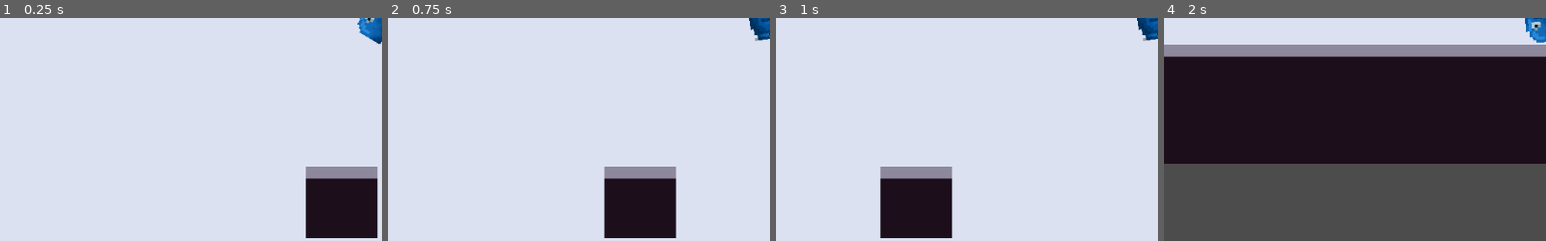
Above: before the commit, frames 1-4 (left to right).
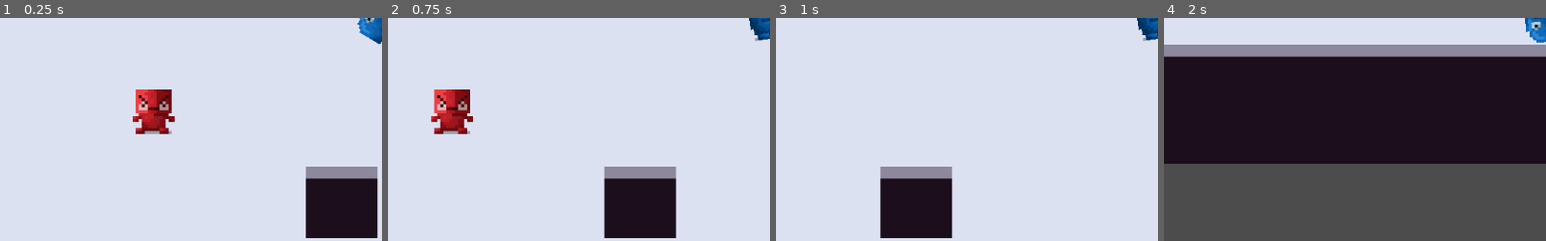
Above: after the commit, the same moments.

Repository: CertifiedIdiots/Bomber
Game: Godot game, scene res://Levels/Main.tscn
Same seed, same stepped clock (60 frames per second), same inputs: the game is played once before the commit and once after it.
Inputs (mouse positions are % of the whole screen's width and height, from its top left):
- Up to frame 1 (0.25 s): no input
- Up to frame 2 (0.75 s): tap Enter at 0.5 s; move the mouse to (72, 45) at 0.52 s; press the mouse at (72, 45) at 0.53 s; hold D (move_right) from 0.53 s (still down)
- Up to frame 3 (1 s): keep holding D (move_right)
- Up to frame 4 (2 s): move the mouse to (30, 55) at 1.27 s; release D (move_right) at 1.28 s; release the mouse at (30, 55) at 1.28 s; hold Down (move_down) from 1.28 s (still down); click (30, 55) at 1.35 s
The pictures show only the part of the screen within x 0-50%, y 50-100%; the shares and areas given below are measured in that part.

The runs differ from the first frame. In frame 1, 1.8% of the frame differs, in the area x 34-46%, y 32-53%; in frame 2, 1.8%; in frame 3, nothing differs; in frame 4, nothing differs.

Commit message:
Bombs now do thing

Diff:
--- a/Levels/Main.tscn
+++ b/Levels/Main.tscn
@@ -1,8 +1,9 @@
-[gd_scene load_steps=12 format=2]
+[gd_scene load_steps=13 format=2]
 
 [ext_resource path="res://Art/tileset3.png" type="Texture" id=1]
 [ext_resource path="res://Objects/Bomb.tscn" type="PackedScene" id=2]
 [ext_resource path="res://Scripts/PlayerController.gd" type="Script" id=3]
+[ext_resource path="res://Objects/Enemy.tscn" type="PackedScene" id=4]
 
 [sub_resource type="ConvexPolygonShape2D" id=3]
 points = PoolVector2Array( 16, 16, 0, 16, 0, 0, 16, 0 )
@@ -299,3 +300,6 @@
 [node name="Camera2D" type="Camera2D" parent="Player"]
 current = true
 zoom = Vector2( 0.5, 0.5 )
+
+[node name="Enemy" parent="." instance=ExtResource( 4 )]
+position = Vector2( 346, 364 )
--- a/Objects/Bomb.tscn
+++ b/Objects/Bomb.tscn
@@ -1,21 +1,13 @@
-[gd_scene load_steps=5 format=2]
+[gd_scene load_steps=4 format=2]
 
-[ext_resource path="res://Scripts/Explosion.gd" type="Script" id=1]
+[ext_resource path="res://Objects/Explosion.tscn" type="PackedScene" id=1]
 [ext_resource path="res://Scripts/Bomb.gd" type="Script" id=2]
 [ext_resource path="res://Art/tileset3.png" type="Texture" id=3]
-
-[sub_resource type="CircleShape2D" id=2]
 
 [node name="Bomb" type="KinematicBody2D"]
 script = ExtResource( 2 )
 color = Color( 0, 0.811765, 0.819608, 1 )
-
-[node name="Explosion" type="KinematicBody2D" parent="."]
-visible = false
-script = ExtResource( 1 )
-
-[node name="CollisionShape2D" type="CollisionShape2D" parent="Explosion"]
-shape = SubResource( 2 )
+explosion = ExtResource( 1 )
 
 [node name="Sprite" type="Sprite" parent="."]
 scale = Vector2( 1.8, 1.8 )
--- /dev/null
+++ b/Objects/Enemy.tscn
@@ -0,0 +1,17 @@
+[gd_scene load_steps=3 format=2]
+
+[ext_resource path="res://Art/tileset3.png" type="Texture" id=1]
+
+[sub_resource type="CircleShape2D" id=1]
+radius = 17.0
+
+[node name="Enemy" type="KinematicBody2D"]
+
+[node name="Sprite" type="Sprite" parent="."]
+scale = Vector2( 2, 2 )
+texture = ExtResource( 1 )
+region_enabled = true
+region_rect = Rect2( 128, 48, 16, 16 )
+
+[node name="CollisionShape2D" type="CollisionShape2D" parent="."]
+shape = SubResource( 1 )
--- /dev/null
+++ b/Objects/Explosion.tscn
@@ -0,0 +1,19 @@
+[gd_scene load_steps=3 format=2]
+
+[ext_resource path="res://Scripts/Explosion.gd" type="Script" id=1]
+
+[sub_resource type="CircleShape2D" id=1]
+radius = 100.0
+
+[node name="Explosion" type="Area2D"]
+script = ExtResource( 1 )
+
+[node name="Timer" type="Timer" parent="."]
+one_shot = true
+autostart = true
+
+[node name="CollisionShape2D" type="CollisionShape2D" parent="."]
+shape = SubResource( 1 )
+
+[connection signal="body_entered" from="." to="." method="_on_Explosion_body_entered"]
+[connection signal="timeout" from="Timer" to="." method="_on_Timer_timeout"]
--- a/Scripts/Bomb.gd
+++ b/Scripts/Bomb.gd
@@ -6,6 +6,7 @@
 # var b = "text"
 export(int) var time = 1
 export(Color) var color = Color.darkturquoise
+export(PackedScene) var explosion
 
 
 # Called when the node enters the scene tree for the first time.
@@ -21,10 +22,10 @@
 	time -= delta
 	if time <= 0:
 		explode()
-		if time <= -0.5:
-			queue_free()
 
 func explode():
 	color = Color.transparent
-	get_node("Explosion").show()
-	update()
+	var instance = explosion.instance()
+	instance.position = self.position
+	get_parent().add_child(instance)
+	queue_free()
--- a/Scripts/Explosion.gd
+++ b/Scripts/Explosion.gd
@@ -1,4 +1,4 @@
-extends KinematicBody2D
+extends Area2D
 
 
 # Declare member variables here. Examples:
@@ -8,10 +8,15 @@
 
 # Called when the node enters the scene tree for the first time.
 func _ready():
-	pass # Replace with function body.
+	pass
 
 func _draw():
 	draw_arc(Vector2.ZERO, 100, 0, TAU, 100, color)
-# Called every frame. 'delta' is the elapsed time since the previous frame.
-#func _process(delta):
-#	pass
+
+func _on_Timer_timeout():
+	queue_free()
+
+
+func _on_Explosion_body_entered(body):
+	if body is KinematicBody2D:
+		body.queue_free()
